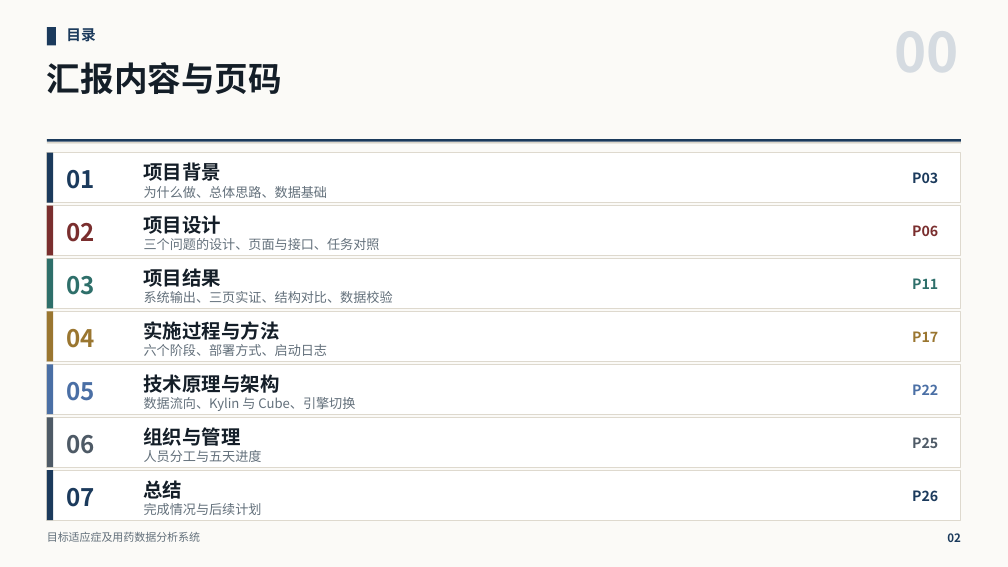
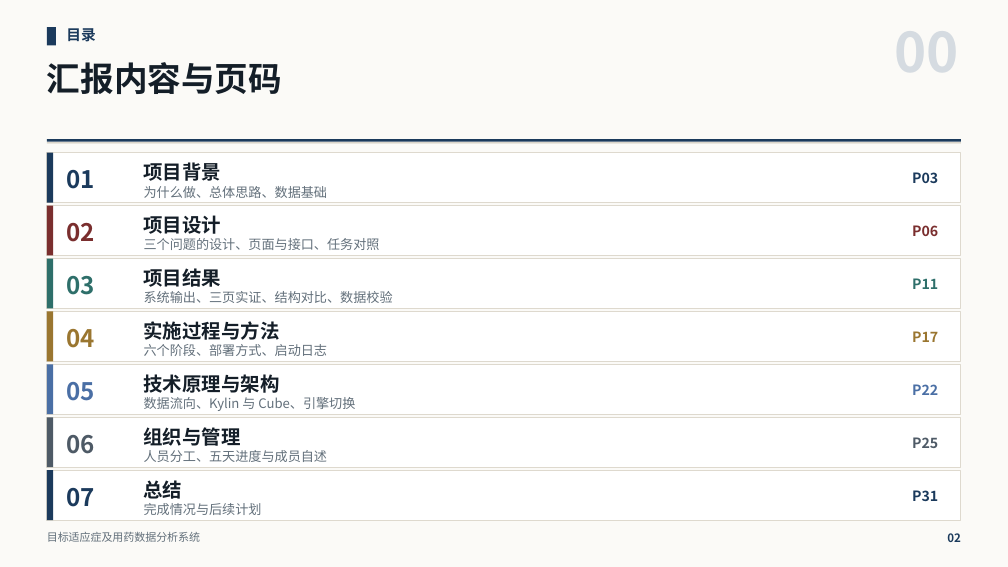
Before and after one commit to Jing-Zhan/medicine-analysis, a slide deck: slide 2 of docs/ppt/目标适应症及用药数据分析系统_汇报PPT.pptx. Drawn at 1008x567 pixels with LibreOffice and Linux fonts; fonts in the diff are those of the drawing. Boxes give left, top, right and bottom in pixels: in the first picture for what was removed or moved away, otherwise in the second. Text is boxed around its words. In the diff, an @@ line names an element or a change of style, - is before the commit and + after.

Commit message:
分工页后增加五页成员自述：姓名加角色标签、四项工作、交付物、参与阶段与答辩分工

```diff
--- a/docs/ppt/目标适应症及用药数据分析系统_汇报PPT.pptx
+++ b/docs/ppt/目标适应症及用药数据分析系统_汇报PPT.pptx
@@ text at <box>144,450,328,462</box>: text changed @@
-人员分工与五天进度
+人员分工、五天进度与成员自述
@@ text at <box>912,490,938,501</box>: text changed @@
-P26
+P31
```
Also in this commit, not shown: 2 other slides changed, 5 slides added, 2 other files.
